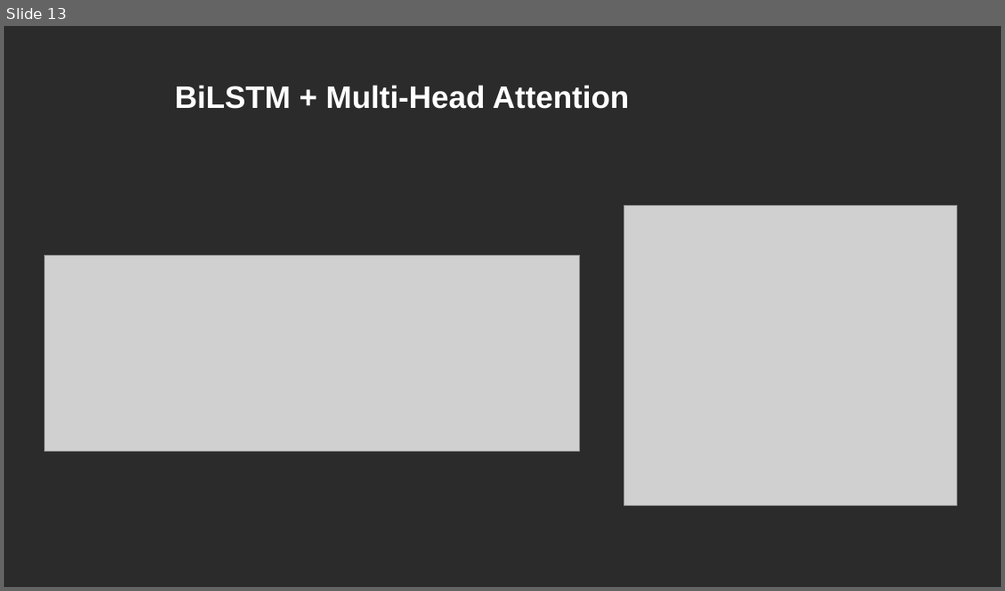
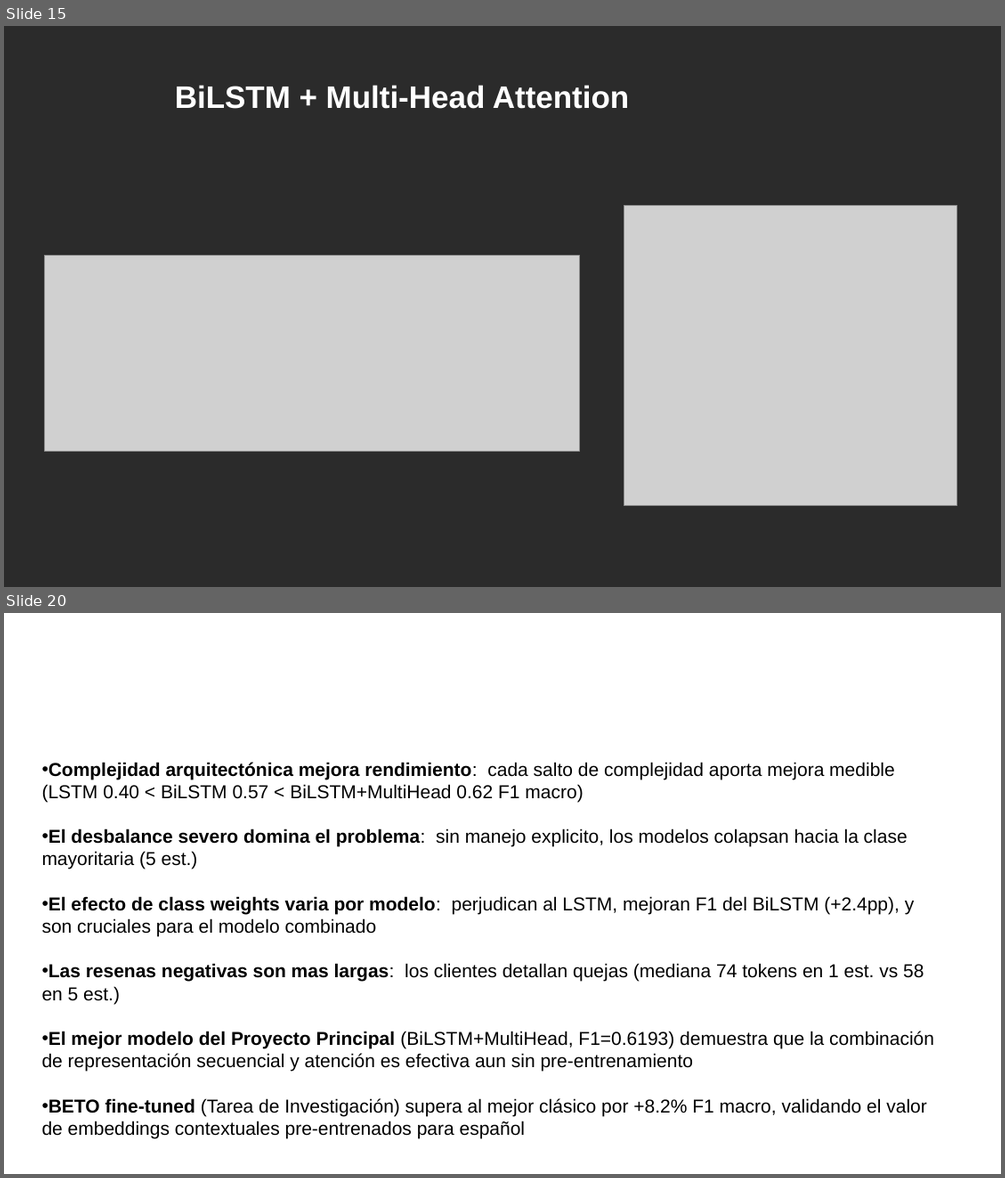
Before and after one commit to JuanSe1796/Proyecto_Deep_Learning_Final, a slide deck: docs/PROYECTO DEEP LEARNING.pptx. Shown one above the other, each under a label of ours: slide 13 before the commit, slides 15 and 20 after it; the slides between them are not shown. The pictures are 1005x591 and 1005x1178 pixels, drawn with LibreOffice and Linux fonts; fonts in the diff are those of the drawing; grey boxes stand for pictures; background and template pictures are left out; a plain dark background stands for a picture behind light text. Boxes give left, top, right and bottom in pixels: in the first picture for what was removed or moved away, otherwise in the second. Text is boxed around its words. In the diff, an @@ line names an element or a change of style, - is before the commit and + after.

```diff
--- a/docs/PROYECTO DEEP LEARNING.pptx
+++ b/docs/PROYECTO DEEP LEARNING.pptx
@@ slide 20 added at <box>4,613,1001,1174</box>, background picture (left out) @@
@@ text added at <box>114,661,699,706</box>, 30 pt, text #FFFFFF, bold @@
+Conclusiones
@@ text added at <box>42,762,934,1138</box>, 18 pt, text #000000 @@
+• Complejidad arquitectónica mejora rendimiento: cada salto de complejidad aporta mejora medible (LSTM 0.40 < BiLSTM 0.57 < BiLSTM+MultiHead 0.62 F1 macro)
+• El desbalance severo domina el problema: sin manejo explicito, los modelos colapsan hacia la clase mayoritaria (5 est.)
+• El efecto de class weights varia por modelo: perjudican al LSTM, mejoran F1 del BiLSTM (+2.4pp), y son cruciales para el modelo combinado
+• Las resenas negativas son mas largas: los clientes detallan quejas (mediana 74 tokens en 1 est. vs 58 en 5 est.)
+• El mejor modelo del Proyecto Principal (BiLSTM+MultiHead, F1=0.6193) demuestra que la combinación de representación secuencial y atención es efectiva aun sin pre-entrenamiento
+• BETO fine-tuned (Tarea de Investigación) supera al mejor clásico por +8.2% F1 macro, validando el valor de embeddings contextuales pre-entrenados para español
@@ what was slide 13 is now slide 15 @@
```
Also in this commit, not shown: 9 slides changed, 4 other slides added.
